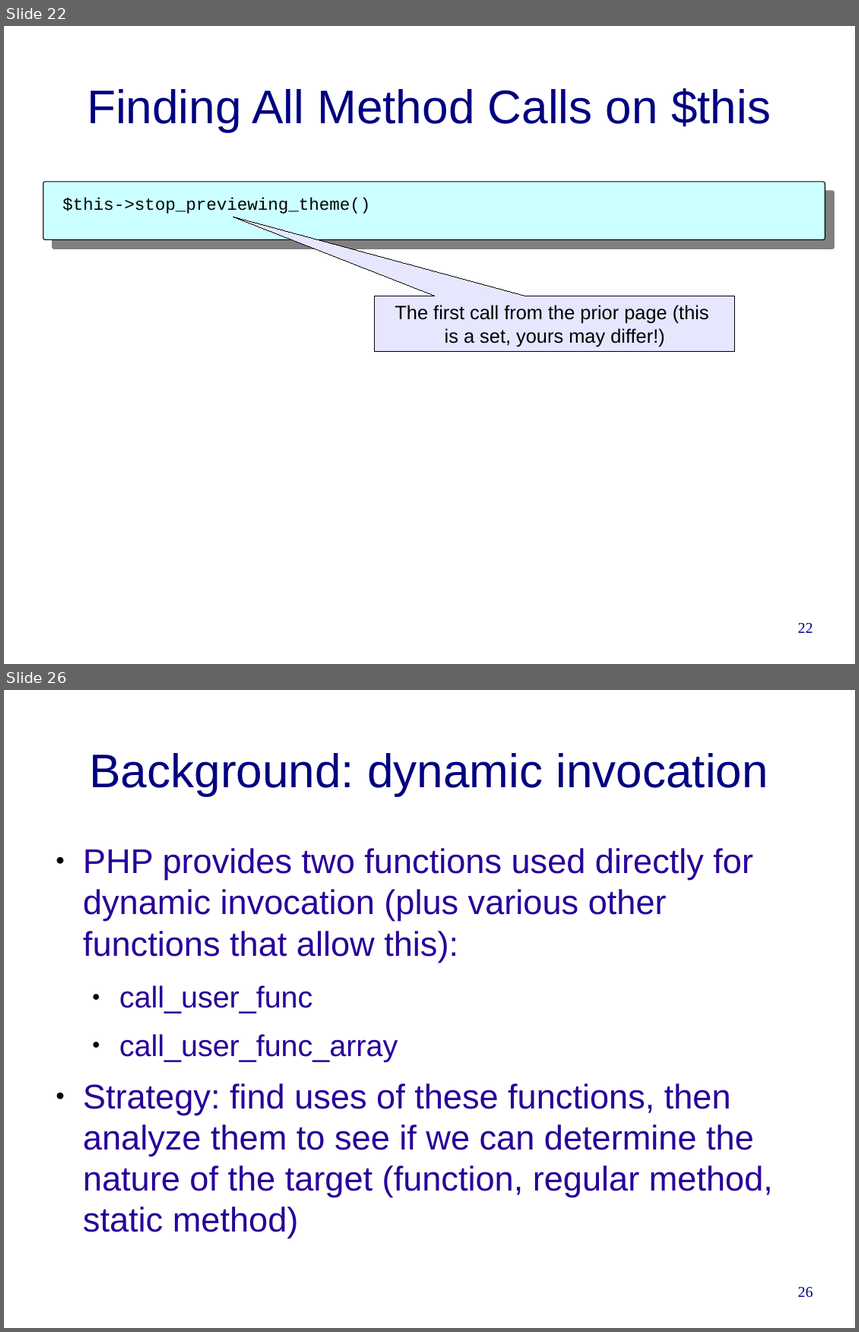
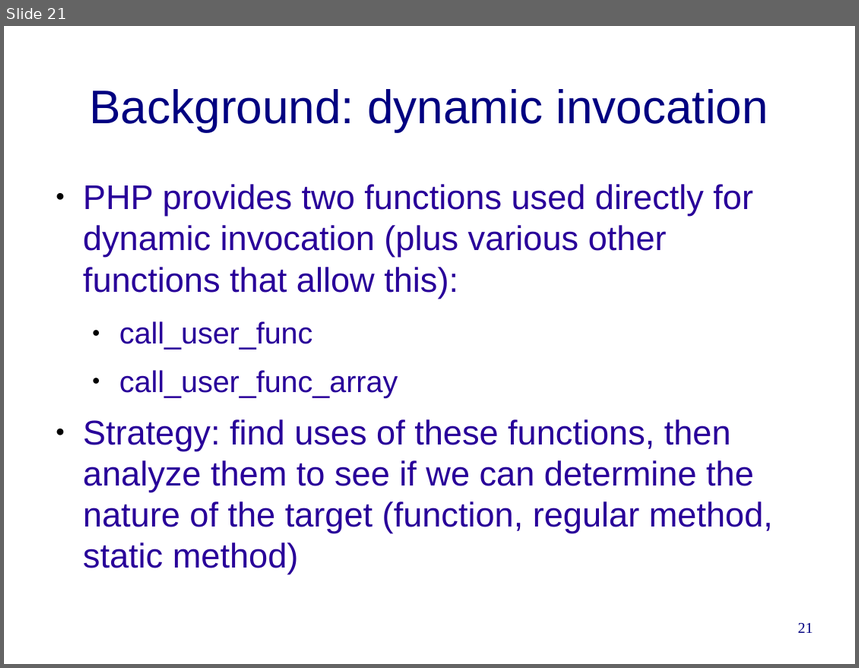
Before and after one commit to cwi-swat/rascal-course-pldi-2015, a slide deck: presentations/PHP-analysis.odp. Shown one above the other, each under a label of ours: slides 22 and 26 before the commit, slide 21 after it; the slides between them are not shown. The pictures are 859x1332 and 859x668 pixels, drawn with LibreOffice and Linux fonts; fonts in the diff are those of the drawing; background and template pictures are left out. Boxes give left, top, right and bottom in pixels: in the first picture for what was removed or moved away, otherwise in the second. Text is boxed around its words. In the diff, an @@ line names an element or a change of style, - is before the commit and + after.

```diff
--- a/presentations/PHP-analysis.odp
+++ b/presentations/PHP-analysis.odp
@@ slide 22 removed at [4,26,855,664], background #FFFFFF @@
@@ title removed at [87,88,771,132] @@
-Finding All Method Calls on $this
@@ rounded rectangle removed at [44,182,826,240] @@
@@ text removed at [63,197,370,214] @@
-$this->stop_previewing_theme()
@@ speech box removed at [375,297,734,352] @@
-The first call from the prior page (this
-is a set, yours may differ!)
@@ page number removed at [798,623,813,633] @@
-22
@@ what was slide 26 is now slide 21 @@
@@ page number at [798,623,813,633]: text changed @@
-26
+21
```
Also in this commit, not shown: 10 slides changed, 2 slides added, 5 other slides removed, 2 other files.
